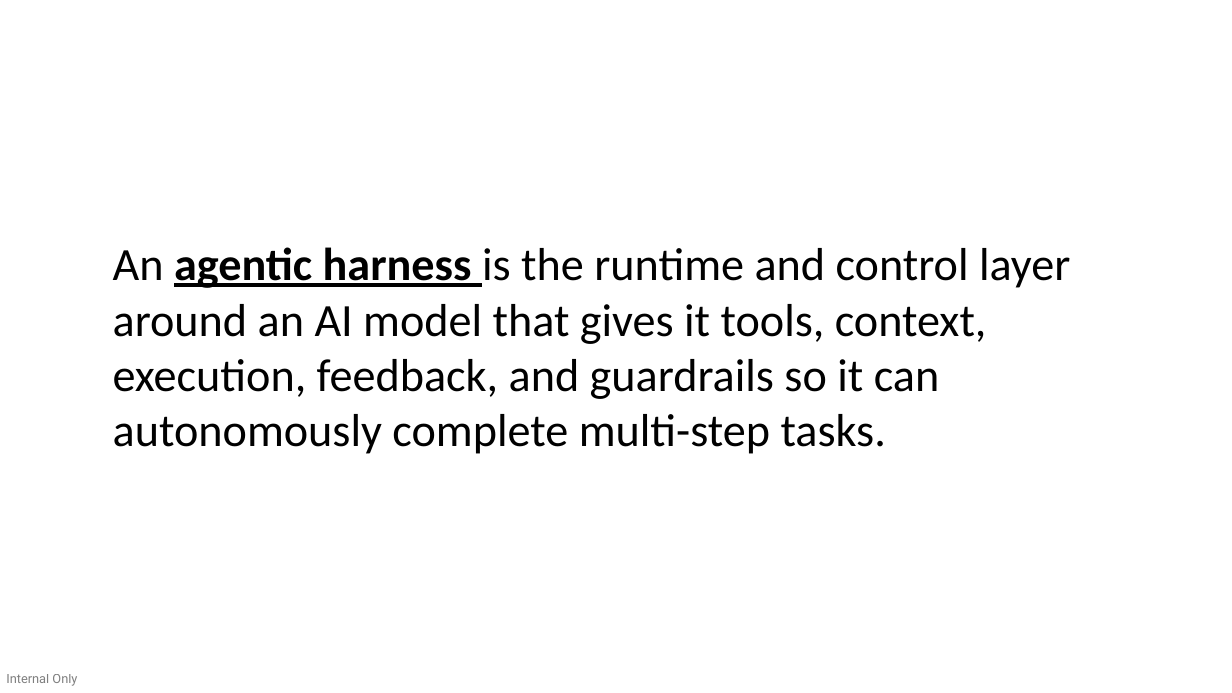
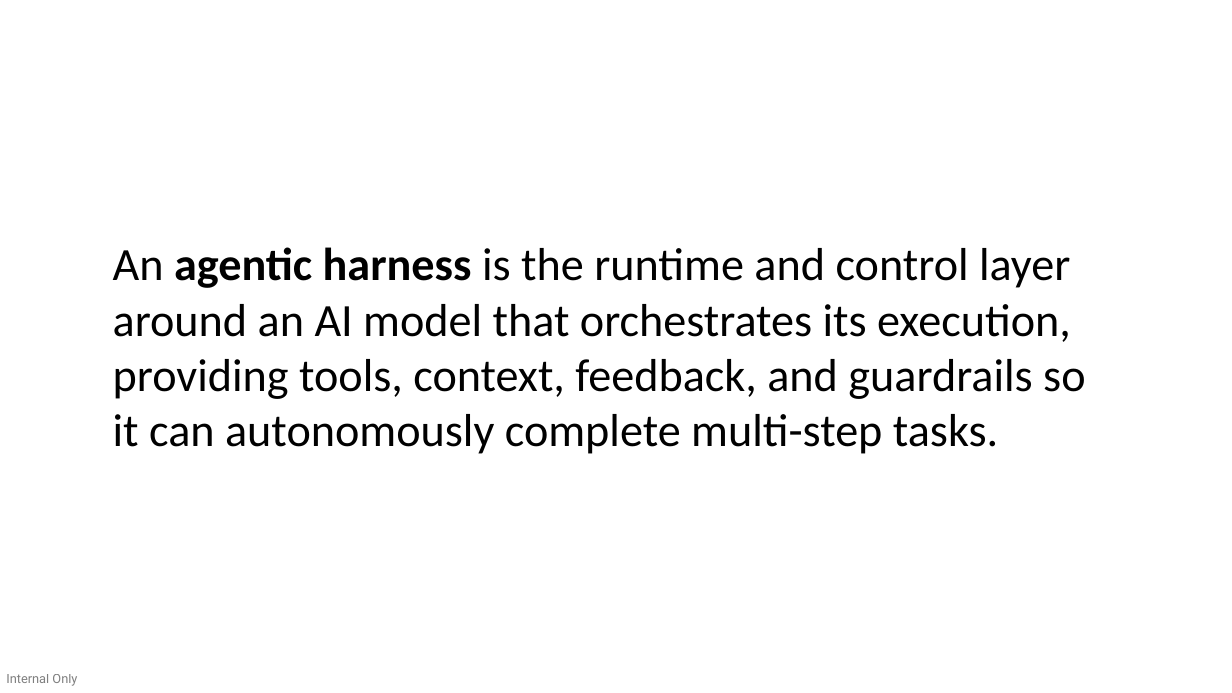
Before and after one commit to devlinduldulao/agents-and-skill-demo, a slide deck: slide 37 of ddc.pptx (slide 28 before the commit). Drawn at 1232x693 pixels with LibreOffice and Linux fonts; fonts in the diff are those of the drawing. Boxes give left, top, right and bottom in pixels: in the first picture for what was removed or moved away, otherwise in the second. Text is boxed around its words. In the diff, an @@ line names an element or a change of style, - is before the commit and + after.

```diff
--- a/ddc.pptx
+++ b/ddc.pptx
@@ text at bbox=[113, 247, 1085, 454]: text changed @@
-An agentic harness is the runtime and control layer around an AI model that gives it tools, context, execution, feedback, and guardrails so it can autonomously complete multi-step tasks.
+An agentic harness is the runtime and control layer around an AI model that orchestrates its execution, providing tools, context, feedback, and guardrails so it can autonomously complete multi-step tasks.
```
Also in this commit, not shown: 3 other slides changed, 18 slides added, 3 slides removed, 1 other file.
